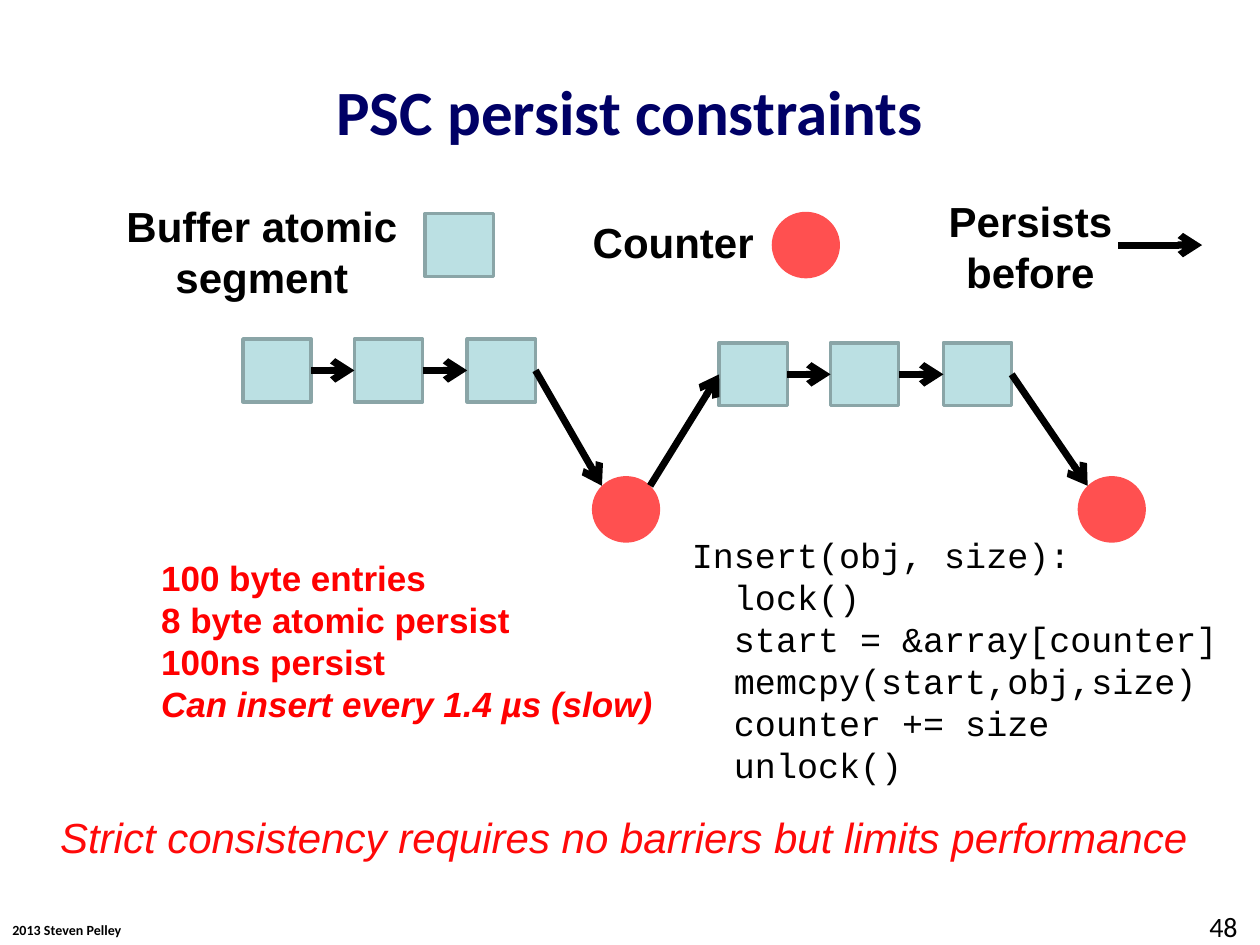
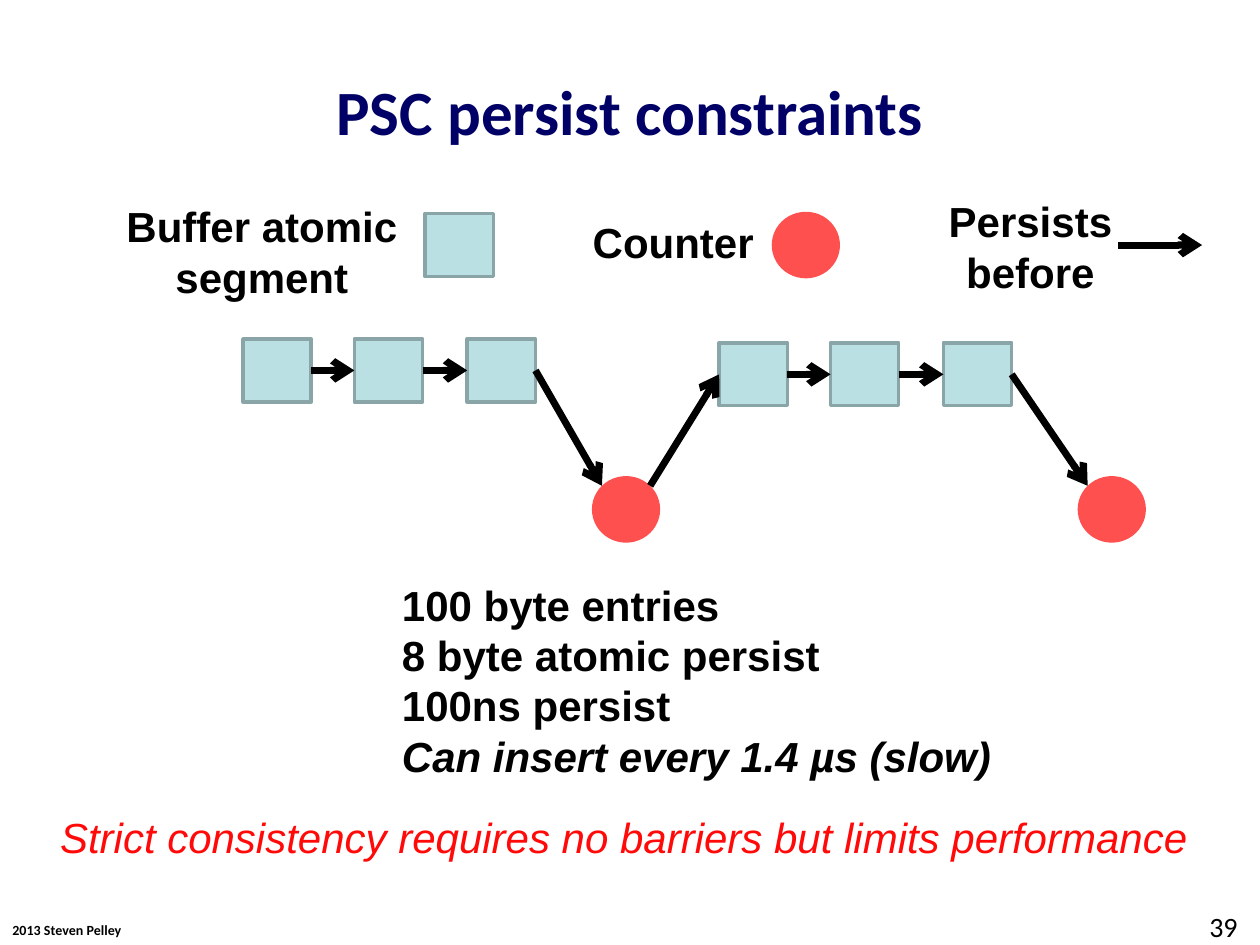
Before and after one commit to Abulila/dissertation, a slide deck: slide 39 of proposal/proposal.pptx (slide 48 before the commit). Drawn at 1260x945 pixels with LibreOffice and Linux fonts; fonts in the diff are those of the drawing; background and template pictures are left out. Boxes give left, top, right and bottom in pixels: in the first picture for what was removed or moved away, otherwise in the second. Text is boxed around its words. In the diff, an @@ line names an element or a change of style, - is before the commit and + after.

```diff
--- a/proposal/proposal.pptx
+++ b/proposal/proposal.pptx
@@ text removed at bbox=[692, 543, 1217, 786] @@
-Insert(obj, size):
-lock()
-start = &array[counter]
-memcpy(start,obj,size)
-counter += size
-unlock()
@@ text "100 byte entries": place and size @@
-text "100 byte entries" at bbox=[161, 565, 652, 724]
+text "100 byte entries" at bbox=[402, 590, 991, 780]
@@ text "100 byte entries" at bbox=[402, 590, 991, 780]: size 20 to 24 pt, text colour #FF0000 to #000000 @@
@@ page number at bbox=[1209, 919, 1237, 938]: text changed @@
-48
+39
```
Also in this commit, not shown: 25 other slides changed, 4 slides added, 6 slides removed.
